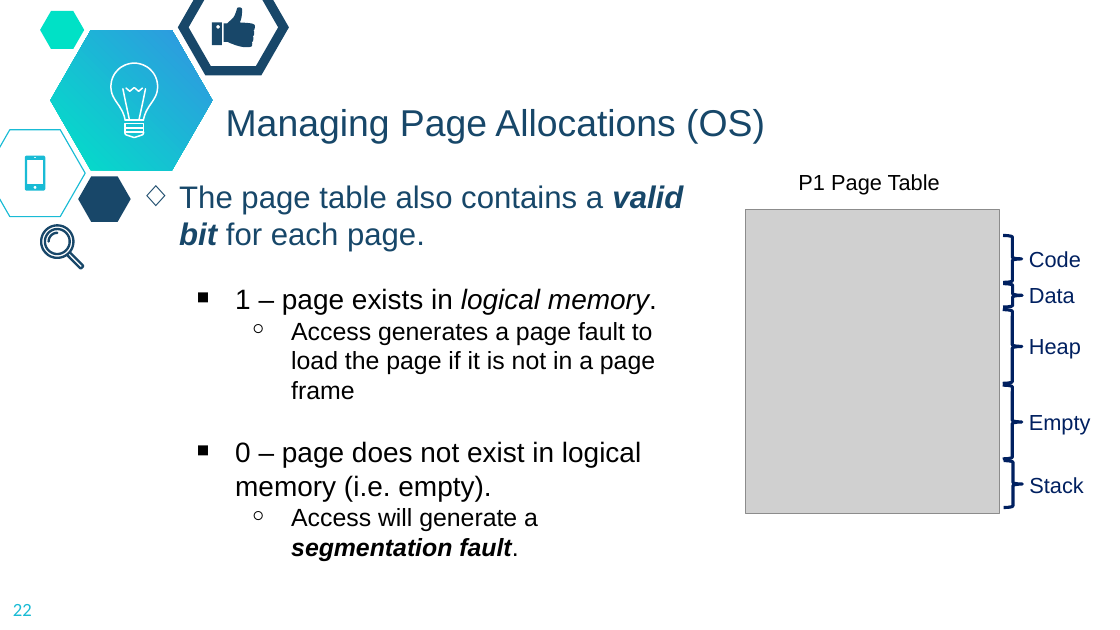
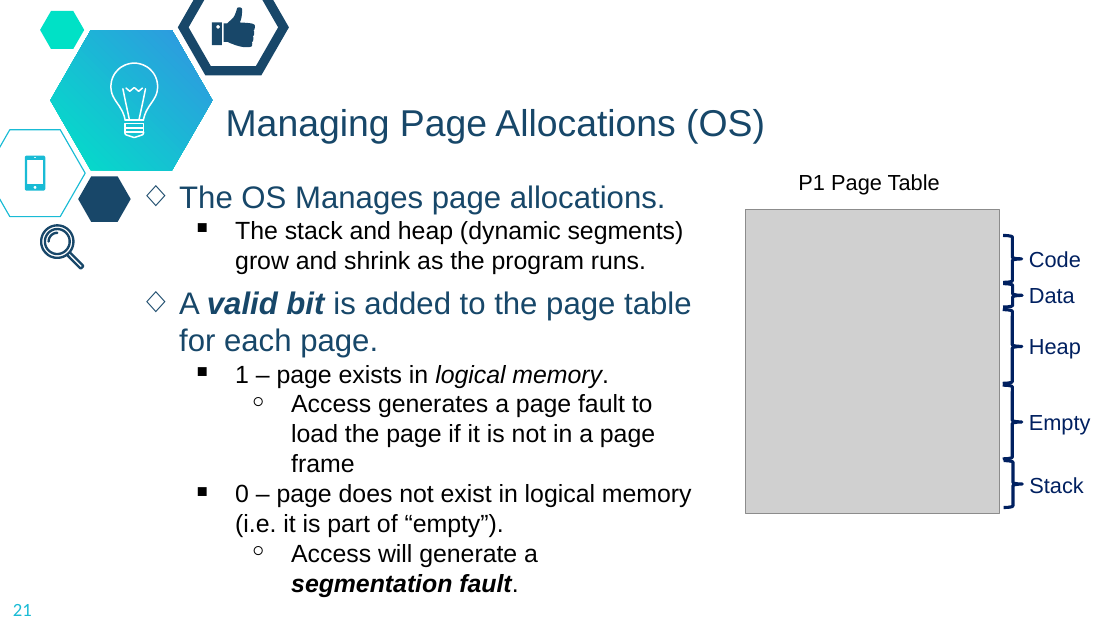
Before and after one commit to dickinson-comp256/COMP256, a slide deck: slide 21 of docs/materials/05-OperatingSystemsAbstractions/OSA5-S-VirtualMemory.pptx (slide 22 before the commit). Drawn at 1120x630 pixels with LibreOffice and Linux fonts; fonts in the diff are those of the drawing; grey boxes stand for pictures; background and template pictures are left out. Boxes give left, top, right and bottom in pixels: in the first picture for what was removed or moved away, otherwise in the second. Text is boxed around its words. In the diff, an @@ line names an element or a change of style, - is before the commit and + after.

```diff
--- a/docs/materials/05-OperatingSystemsAbstractions/OSA5-S-VirtualMemory.pptx
+++ b/docs/materials/05-OperatingSystemsAbstractions/OSA5-S-VirtualMemory.pptx
@@ text at box(179, 185, 691, 358): text changed @@
-◇ The page table also contains a valid bit for each page.
+◇ The OS Manages page allocations.
+  ￭ The stack and heap (dynamic segments) grow and shrink as the program runs.
+◇ A valid bit is added to the page table for each page.
@@ text at box(235, 365, 609, 388): size 18 to 16 pt in "1 – page exists in logical memory." @@
@@ text at box(235, 484, 692, 537): text changed; size 18 to 16 pt @@
-  ￭ 0 – page does not exist in logical memory (i.e. empty).
+  ￭ 0 – page does not exist in logical memory (i.e. it is part of “empty”).
@@ page number at box(13, 604, 32, 616): text changed @@
-22
+21
```
Also in this commit, not shown: 6 other slides changed, 1 other file.
